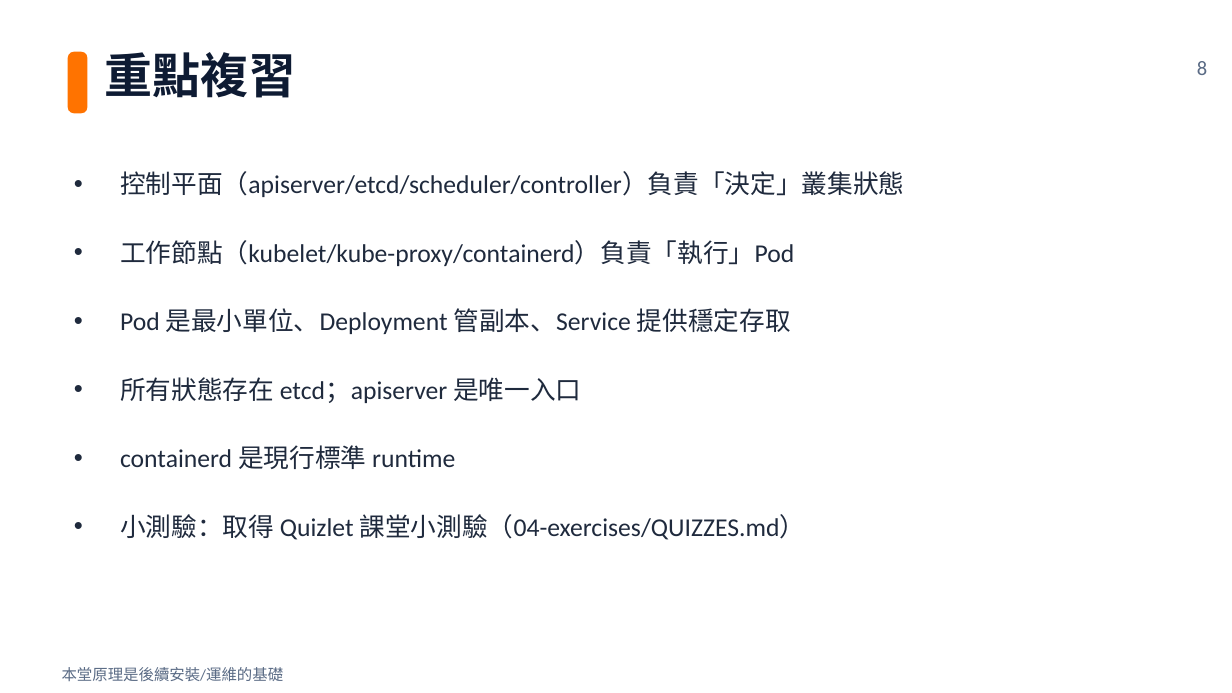
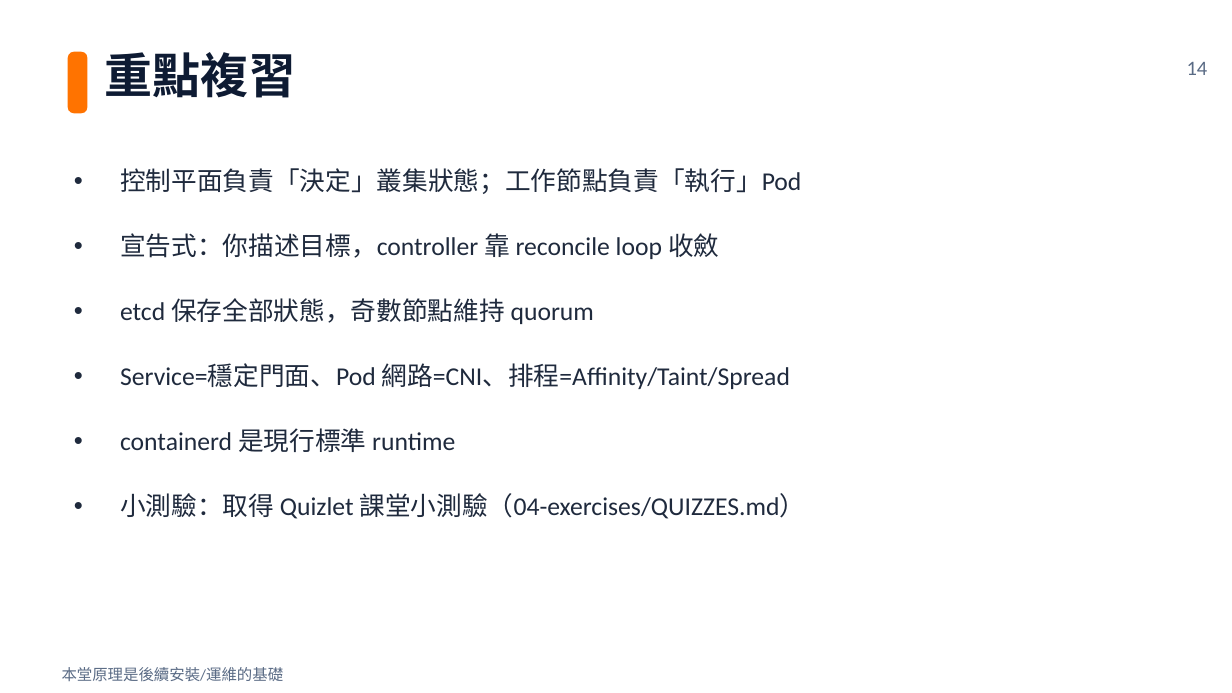
Before and after one commit to subirdkimo/k8s-course, a slide deck: slide 14 of 01-class-slides/class-02-k8s-core.pptx (slide 8 before the commit). Drawn at 1232x693 pixels with LibreOffice and Linux fonts; fonts in the diff are those of the drawing. Boxes give left, top, right and bottom in pixels: in the first picture for what was removed or moved away, otherwise in the second. Text is boxed around its words. In the diff, an @@ line names an element or a change of style, - is before the commit and + after.

```diff
--- a/01-class-slides/class-02-k8s-core.pptx
+++ b/01-class-slides/class-02-k8s-core.pptx
@@ text at <box>1187,62,1208,75</box>: text changed @@
-8
+14
@@ text at <box>120,168,801,389</box>: text changed @@
-• 控制平面（apiserver/etcd/scheduler/controller）負責「決定」叢集狀態
-• 工作節點（kubelet/kube-proxy/containerd）負責「執行」Pod
-• Pod 是最小單位、Deployment 管副本、Service 提供穩定存取
-• 所有狀態存在 etcd；apiserver 是唯一入口
+• 控制平面負責「決定」叢集狀態；工作節點負責「執行」Pod
+• 宣告式：你描述目標，controller 靠 reconcile loop 收斂
+• etcd 保存全部狀態，奇數節點維持 quorum
+• Service=穩定門面、Pod 網路=CNI、排程=Affinity/Taint/Spread
@@ text at <box>120,428,806,519</box>: line spacing 30pt to 28pt @@
```
Also in this commit, not shown: 8 other slides changed, 6 slides added, 7 other files.
